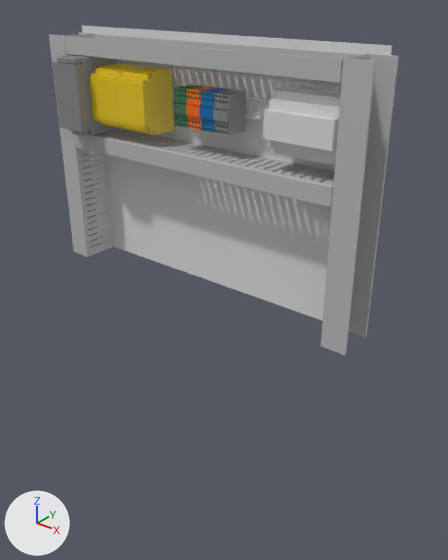
An edit to the FBX model Hololens2_MitsubishiStand/Assets/Models/ForAnchorScene/Automated control system.fbx, drawn before and after from the same camera.
Before and after are seen from a 50 mm camera at (2.1, -2.58, 3.33) aimed at (-0.31, 0.43, 1.46). Every picture has the same lights, and +X, +Y and +Z are marked at lower left. Where no turn or scale is listed for an object, it has been applied to the vertices. Vertices at the same position are counted once.

In view in the first picture: 'Clamps', 'Festo', 'PB', 'Pilz', 'Shelf'.
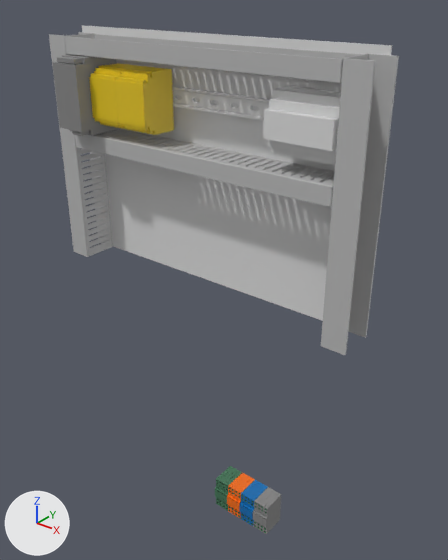
The newer file is also turned or shifted as a whole; pictures and numbers use the older file's frame.

Pixel boxes [x1, y1, x2, y2] of what changed, in the pictures (448 x 560 px):
'Clamps', moved, turned, rescaled
    before: [173, 84, 246, 135]
    after: [215, 466, 281, 534]

The change in detail:
me_cube_035 has 5568 vertices, 3520 faces and spans x -32.5..1.0, y -1.2..1.0, z -1.0..1.0.
me_cube_035 is used by ob_clamps; location (-0.65, 0.446, 2.599); rotation (-3.142, 0.0, 0.0), in degrees (-180, 0, 0); scale (-0.0131, -0.0818, -0.118).
me_cube_035 part 1: the whole mesh is scaled about its middle by (-0.0131, 0.0818, 0.118), then moved by (15.8, 0.1, 0.0).
Object 'Clamps' (ob_clamps) turns from (-180, 0, 0) to (0, 0, 0) degrees about x, y and z.
Object 'Clamps' (ob_clamps) is rescaled from (-0.0131, -0.0818, -0.118) to (1.0, 1.0, 1.0).
Object 'Clamps' (ob_clamps) moves from (-0.65, 0.446, 2.599) to (0.2, 0.008, 0.06).
